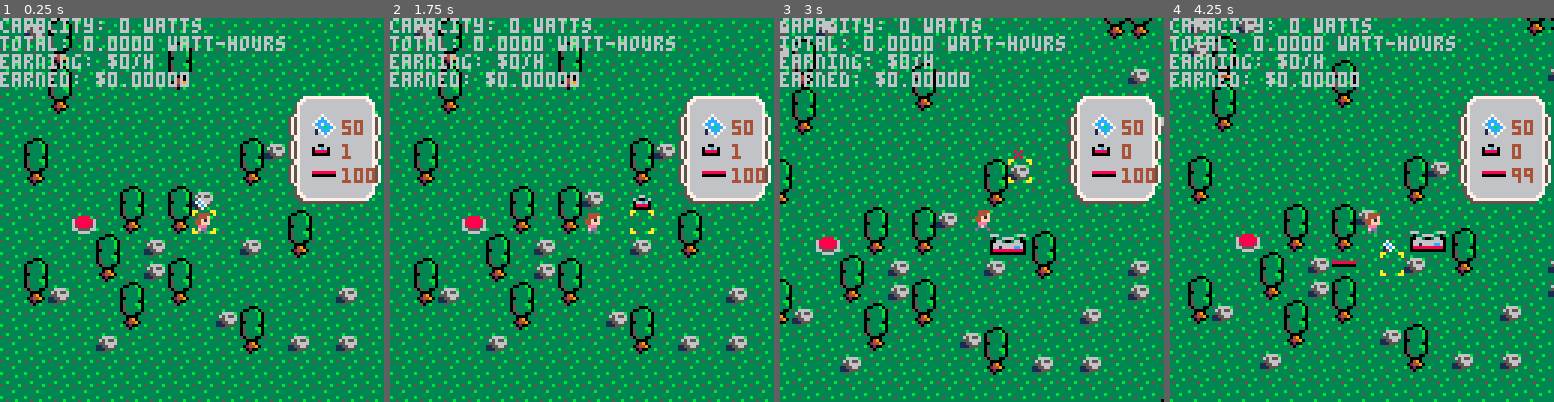
Above: before the commit, frames 1-4 (left to right).
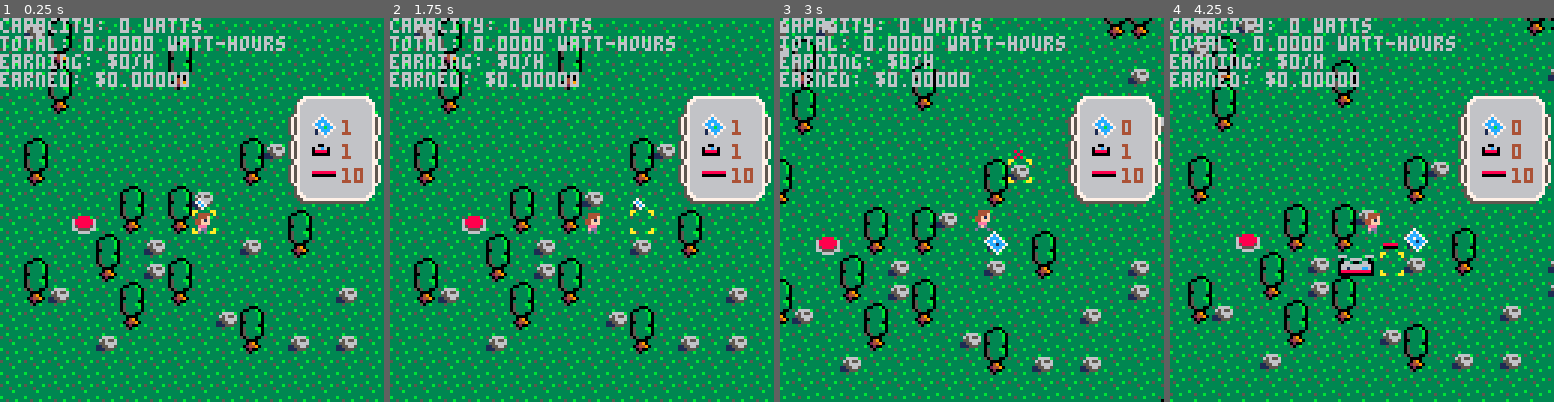
Above: after the commit, the same moments.

Repository: sargon2/pico8
Game: PICO-8 cartridge mine/solar_sally/solar_sally.p8
The game is run twice, just before and just after one commit, with the same random seed, the same clock (stepped at 60 frames per second) and the same inputs.
Inputs (mouse positions are in pixels of both pictures, inside the frame that each line leads up to):
- Up to frame 1 (0.25 s): no input
- Up to frame 2 (1.75 s): tap X (X key) at 0.33, 1.07 s; click (670, 121) at 0.67 s; tap O (Z key) at 0.7, 1.7 s; click (436, 267) at 1.22 s; hold Right from 1.6 s (still down)
- Up to frame 3 (3 s): click (887, 114) at 1.77 s; tap X (X key) at 1.85, 2.97 s; release Right at 2.1 s; tap O (Z key) at 2.1, 2.5, 2.9 s; hold Up 2.15-2.42 s; click (952, 259) at 2.32 s; hold Right from 2.47 s (still down); click (1014, 106) at 2.87 s
- Up to frame 4 (4.25 s): release Right at 3.03 s; hold Left 3.08-3.58 s; tap O (Z key) at 3.3, 3.7, 4.1 s; click (1465, 256) at 3.42 s; hold Down 3.63-3.97 s; click (1231, 102) at 3.97 s; hold Right from 4.02 s (still down); tap X (X key) at 4.08 s

The runs differ from the first frame. In frame 1, 0.2% of the frame differs, in the area x 89-98%, y 26-43%; in frame 2, 0.3%; in frame 3, 0.7%; in frame 4, 1.2%, in the area x 42-95%, y 26-68%.

Commit message:
Better control over performance timing

Diff:
--- a/mine/solar_sally/components/Locations.lua
+++ b/mine/solar_sally/components/Locations.lua
@@ -19,7 +19,7 @@
     Locations_place_entity(nil, x, y)
 end
 
-function Locations_entity_at(x, y, debugging)
+function Locations_entity_at(x, y)
     if(not Locations_locations[y]) return nil
     return Locations_locations[y][x]
 end
--- a/mine/solar_sally/components/Settings.lua
+++ b/mine/solar_sally/components/Settings.lua
@@ -2,6 +2,6 @@
 Settings_debug_timing = false
 Settings_debug_window = false
 Settings_cow_speed = 1
-Settings_start_panels = 50
+Settings_start_panels = 1
 Settings_start_transformers = 1
-Settings_start_wire = 100
+Settings_start_wire = 10
--- a/mine/solar_sally/components/Sprites.lua
+++ b/mine/solar_sally/components/Sprites.lua
@@ -1,5 +1,6 @@
 Sprites = {}
 
+--[[const]] Sprite_id_grass = 16
 --[[const]] Sprite_id_solar_panel = 17
 --[[const]] Sprite_id_transformer_left = 18
 --[[const]] Sprite_id_transformer_right = 19
--- a/mine/solar_sally/solar_sally.lua
+++ b/mine/solar_sally/solar_sally.lua
@@ -12,7 +12,7 @@
 solar_sally = {
     -- The order here is important (think dep injection dependency graph)
     -- Includes entities as well as systems; anything that needs to be init'd
-    systems = {Rocks, Trees, Panels, Wire, GridWire, Transformers, Button, Map, World, Cows, Placement, Character, FrameTimer, PanelCalculator, Inventory}
+    systems = {Rocks, Trees, Panels, Wire, GridWire, Transformers, Button, Map, World, Cows, Placement, Character, PanelCalculator, Inventory}
 }
 
 function _init()
@@ -30,27 +30,25 @@
 function _draw()
     cls()
 
-    if(Settings_debug_timing) printh("\n\nDrawing; start "..tostr(PerfTimer.get_and_advance()))
     for system in all(solar_sally.systems) do
         if system.draw then
+            if(Settings_debug_timing) PerfTimer.start(system.get_name()..".draw()")
             system.draw()
-            if(Settings_debug_timing) printh(system.get_name()..".draw(): "..tostr(PerfTimer.get_and_advance()))
+            if(Settings_debug_timing) PerfTimer.stop(system.get_name()..".draw()")
         end
     end
     if(Settings_debug_window) db_window()
+    if(Settings_debug_timing) PerfTimer.reportTimes()
 end
 
 function do_update()
     local elapsed = FrameTimer_calculate_elapsed()
 
-    if Settings_debug_timing then
-        PerfTimer.reset()
-        printh("\n\n\nUpdating; start "..tostr(PerfTimer.get_and_advance()))
-    end
     for system in all(solar_sally.systems) do
         if system.update then
+            if(Settings_debug_timing) PerfTimer.start(system.get_name()..".update()")
             system.update(elapsed)
-            if(Settings_debug_timing) printh(system.get_name()..".update(): "..tostr(PerfTimer.get_and_advance()))
+            if(Settings_debug_timing) PerfTimer.stop(system.get_name()..".update()")
         end
     end
 end
--- a/mine/solar_sally/systems/Circuits.lua
+++ b/mine/solar_sally/systems/Circuits.lua
@@ -18,11 +18,13 @@
     -- 1. (later) Sally's house should be connected to "the grid"
     -- 1. implement above phases
 
+    if(Settings_debug_timing) PerfTimer.start("Circuits.recalculate()")
     local grid_components, components = Circuits.get_connected_components()
 
     Circuits.mark_powered_transformers(grid_components)
 
     Circuits.mark_powered_panels(components)
+    if(Settings_debug_timing) PerfTimer.stop("Circuits.recalculate()")
 end
 
 function Circuits.get_name()
--- a/mine/solar_sally/systems/Map.lua
+++ b/mine/solar_sally/systems/Map.lua
@@ -9,4 +9,13 @@
     -- The pico8 map only contains grass, and only in the top left 17x17 square.
     -- We only need to draw the map around the player's current position, nowhere else.
     map(0,0,(flr(char_x) - char_x)*8,(flr(char_y) - char_y)*8, 17, 17)
+
+    -- Draw all the grass manually.  This is a bit slower but frees up the map memory space.
+    -- local offset_x = flr(char_x) - char_x
+    -- local offset_y = flr(char_y) - char_y
+    -- for x=0,16 do
+    --     for y=0,16 do
+    --         spr(Sprite_id_grass, (x+offset_x)*8, (y+offset_y)*8)
+    --     end
+    -- end
 end
--- a/mine/solar_sally/systems/PerfTimer.lua
+++ b/mine/solar_sally/systems/PerfTimer.lua
@@ -1,14 +1,20 @@
 PerfTimer = {
-    last_cpu = 0
+    startTimes = {},
+    times = {},
 }
 
-function PerfTimer.reset()
-    PerfTimer.last_cpu = 0
+function PerfTimer.start(name)
+    PerfTimer.startTimes[name] = stat(1)
 end
 
-function PerfTimer.get_and_advance()
-    local cpu = stat(1)
-    local elapsed = cpu - PerfTimer.last_cpu
-    PerfTimer.last_cpu = cpu
-    return elapsed
+function PerfTimer.stop(name)
+    PerfTimer.times[name] = stat(1) - PerfTimer.startTimes[name]
 end
+
+function PerfTimer.reportTimes()
+    -- TODO sort by times desc
+    printh("")
+    for name, time in pairs(PerfTimer.times) do
+        printh(tostr(name)..": "..tostr(time*100).."%")
+    end
+end
